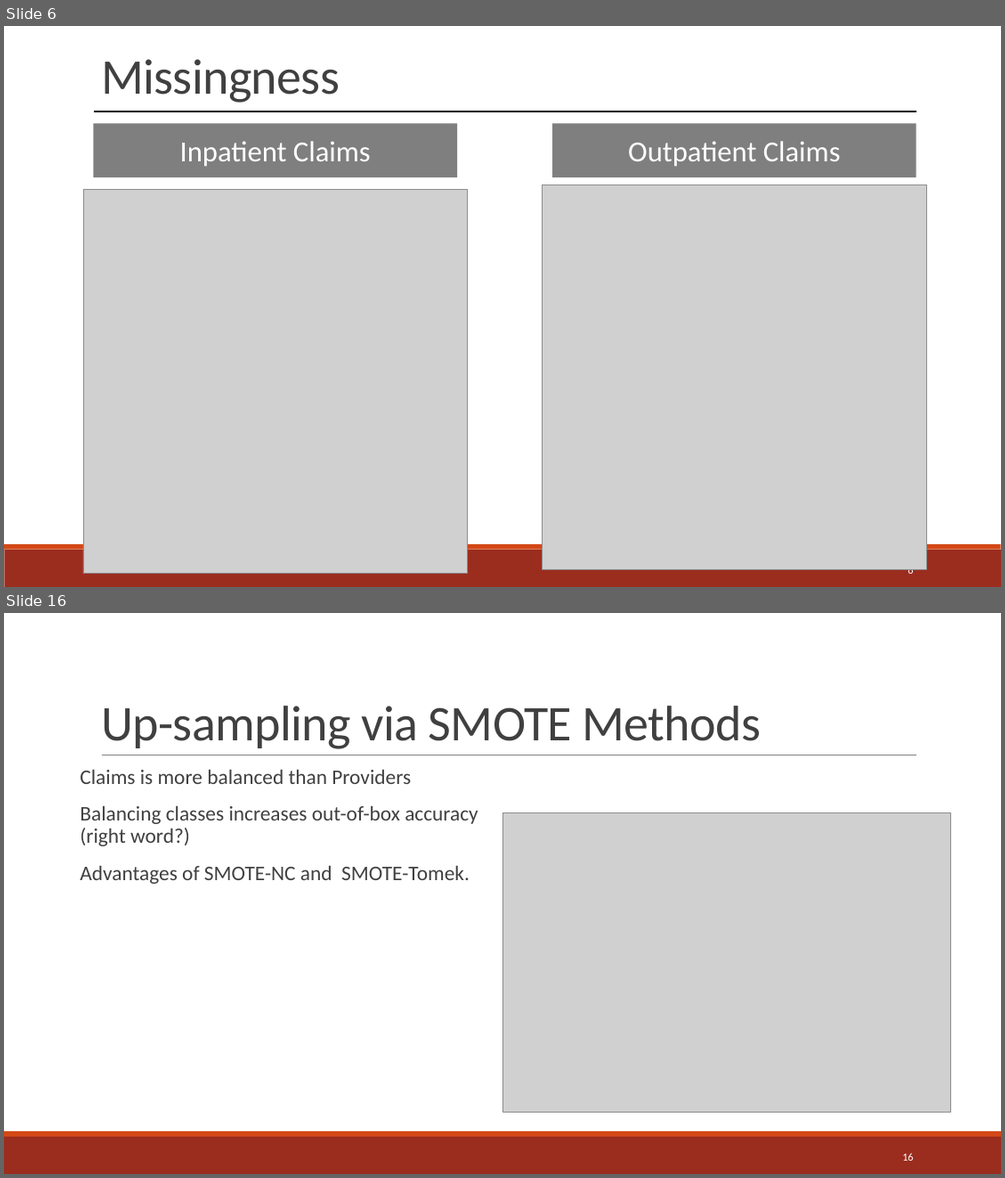
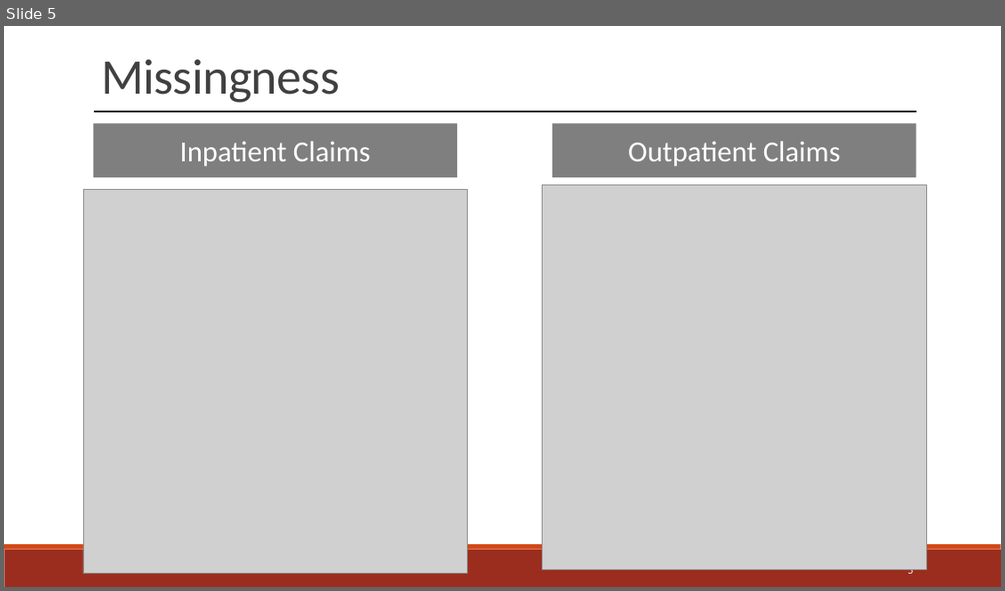
Before and after one commit to jwelch1123/healthcare_fraud_detection, a slide deck: Presentation.pptx. Shown one above the other, each under a label of ours: slides 6 and 16 before the commit, slide 5 after it; the slides between them are not shown. The pictures are 1005x1178 and 1005x591 pixels, drawn with LibreOffice and Linux fonts; fonts in the diff are those of the drawing; grey boxes stand for pictures. Boxes give left, top, right and bottom in pixels: in the first picture for what was removed or moved away, otherwise in the second. Text is boxed around its words. In the diff, an @@ line names an element or a change of style, - is before the commit and + after.

```diff
--- a/Presentation.pptx
+++ b/Presentation.pptx
@@ slide 16 removed at box(4, 613, 1001, 1174), background #FFFFFF; not listed: 2 template elements that a slide beside it also shows @@
@@ title removed at box(101, 706, 761, 749) @@
-Up-sampling via SMOTE Methods
@@ text removed at box(80, 770, 477, 884) @@
-  Claims is more balanced than Providers
-  Balancing classes increases out-of-box accuracy (right word?)
-  Advantages of SMOTE-NC and SMOTE-Tomek.
@@ line removed from (102, 755) to (917, 755) @@
@@ picture removed at box(502, 812, 952, 1111) @@
@@ page number removed at box(902, 1152, 913, 1160) @@
-16
@@ what was slide 6 is now slide 5 @@
@@ page number at box(907, 564, 913, 576): text changed @@
-6
+5
```
Also in this commit, not shown: 3 slides changed, 19 slides added, 16 other slides removed, 7 other files.
